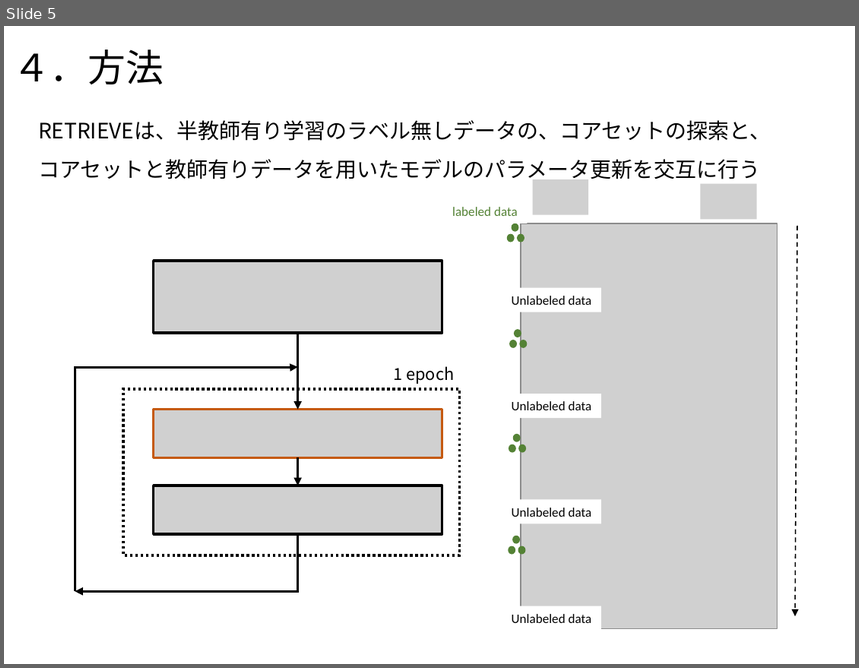
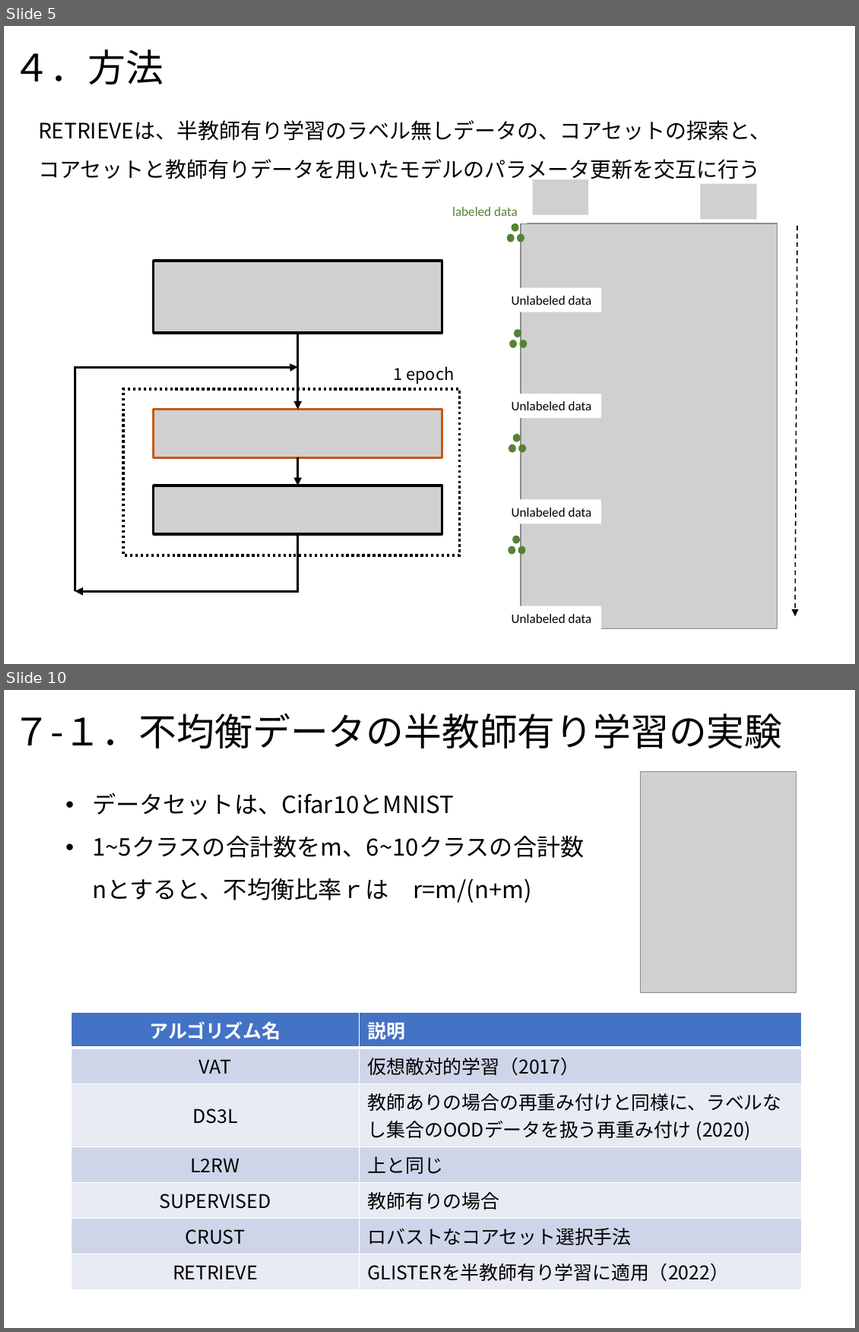
Before and after one commit to chatanisota/outwork-sc, a slide deck: RETRIEVE.pptx. Shown one above the other, each under a label of ours: slide 5 before the commit, slides 5 and 10 after it; the slides between them are not shown. The pictures are 859x668 and 859x1332 pixels, drawn with LibreOffice and Linux fonts; fonts in the diff are those of the drawing; grey boxes stand for pictures. Boxes give left, top, right and bottom in pixels: in the first picture for what was removed or moved away, otherwise in the second. Text is boxed around its words. In the diff, an @@ line names an element or a change of style, - is before the commit and + after.

Commit message:
retrieve update

```diff
--- a/RETRIEVE.pptx
+++ b/RETRIEVE.pptx
@@ slide 10 added at [4,690,855,1328], background #FFFFFF @@
@@ title added at [12,713,782,749], 32 pt, text #000000 @@
+７-１．不均衡データの半教師有り学習の実験
@@ picture added at [641,772,797,993] @@
@@ text added at [92,793,584,903], 20 pt, text #000000 @@
+• データセットは、Cifar10とMNIST
+• 1~5クラスの合計数をm、6~10クラスの合計数nとすると、不均衡比率ｒは r=m/(n+m)
@@ table added at [71,1012,803,1285], 7 rows, 2 columns @@
+アルゴリズム名 | 説明
+VAT | 仮想敵対的学習（2017）
+DS3L | 教師ありの場合の再重み付けと同様に、ラベルなし集合のOODデータを扱う再重み付け (2020)
+L2RW | 上と同じ
+SUPERVISED | 教師有りの場合
+CRUST | ロバストなコアセット選択手法
+RETRIEVE | GLISTERを半教師有り学習に適用（2022）
```
Also in this commit, not shown: 3 slides changed, 3 other slides added, 4 slides removed.
